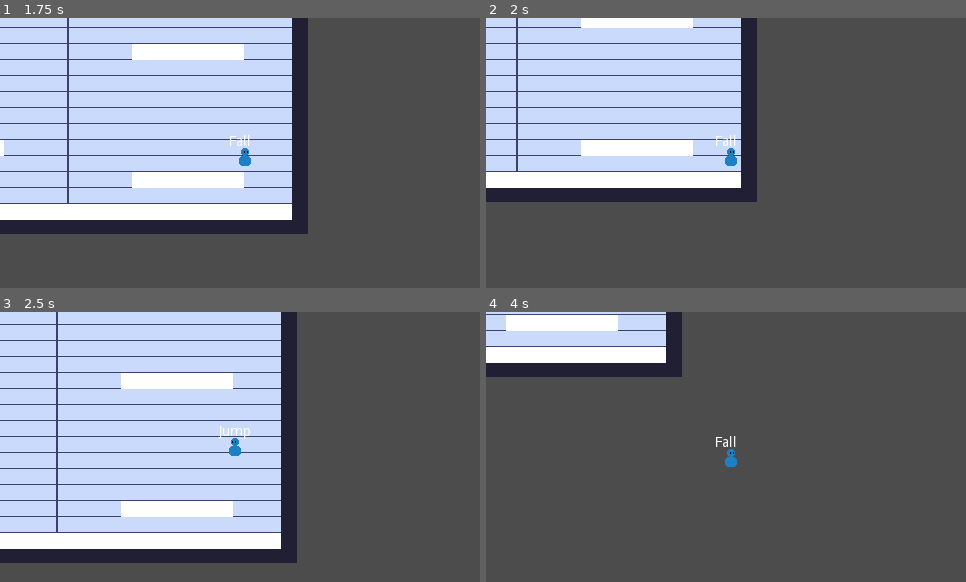
Above: before the commit, frames 1-4 (two rows, left to right).
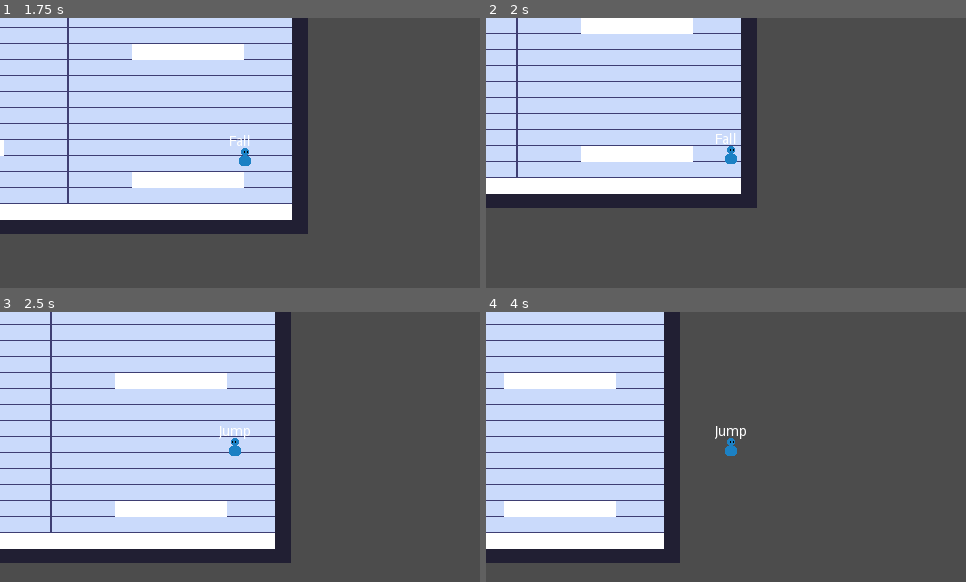
Above: after the commit, the same moments.

Repository: VuurMos/godot-3.5-platformer-character-controller
Game: Godot game, scene res://Game.tscn
Same seed, same stepped clock (60 frames per second), same inputs: the game is played once before the commit and once after it.
Inputs:
- Up to frame 1 (1.75 s): hold Space (jump) 0.53-1.28 s; hold Right (right) from 0.53 s (still down); tap Space (jump) at 1.35, 1.52 s
- Up to frame 2 (2 s): keep holding Right (right); tap Space (jump) at 1.82 s
- Up to frame 3 (2.5 s): release Right (right) at 2.03 s; hold Left (left) from 2.03 s (still down); hold Space (jump) from 2.03 s (still down)
- Up to frame 4 (4 s): release Left (left) at 2.78 s; release Space (jump) at 2.78 s; hold Right (right) from 2.78 s (still down); tap Space (jump) at 2.85, 3.02, 3.32 s; hold Space (jump) from 3.53 s (still down)

Frame 1 is identical in both runs. In frame 2, 8.5% of the frame differs, in the area x 0-57%, y 3-71%; in frame 3, 3.2%; in frame 4, 34%, in the area x 0-55%, y 0-93%.

Commit message:
Fixed jump transition error
Have to check for input based state changes after other state
transition checks

Diff:
--- a/platformer-controller/player/player-state-machine/player-states/player-fall-state.gd
+++ b/platformer-controller/player/player-state-machine/player-states/player-fall-state.gd
@@ -9,6 +9,8 @@
 
 	player.fall_timer.start()
 
+	print("fall state")
+
 
 func update(delta: float) -> void:
 	player.apply_fall_gravity()
--- a/platformer-controller/player/player-state-machine/player-states/player-idle-state.gd
+++ b/platformer-controller/player/player-state-machine/player-states/player-idle-state.gd
@@ -4,6 +4,7 @@
 
 func enter(msg := {}) -> void:
 	.enter(msg)
+	print("idle state")
 
 
 func update(delta: float) -> void:
--- a/platformer-controller/player/player-state-machine/player-states/player-jump-state.gd
+++ b/platformer-controller/player/player-state-machine/player-states/player-jump-state.gd
@@ -6,6 +6,7 @@
 	#Add initial jump force
 	player.velocity.y = 0
 	player.add_jump_velocity()
+	print("jump state")
 
 
 func update(delta: float) -> void:
@@ -15,7 +16,6 @@
 	else:
 		if player.velocity.y >= player.low_grav_apex_threshold:
 			player.apply_apex_gravity()
-			print("low grav!")
 		else:
 			player.apply_jump_gravity()
 
--- a/platformer-controller/player/player-state-machine/player-states/player-land-state.gd
+++ b/platformer-controller/player/player-state-machine/player-states/player-land-state.gd
@@ -7,10 +7,12 @@
 	if player.fall_timer.is_stopped():
 		Events.emit_signal("cam_noise_screen_shaked", 0.3)
 
+	print("land state")
+
 func update(delta: float) -> void:
-	check_ground_transitions()
-
 	if is_zero_approx(player.velocity.x):
 		state_machine.transition_to("Idle")
 	else:
 		state_machine.transition_to("Move")
+
+	check_ground_transitions()
--- a/platformer-controller/player/player-state-machine/player-states/player-move-state.gd
+++ b/platformer-controller/player/player-state-machine/player-states/player-move-state.gd
@@ -4,6 +4,7 @@
 
 func enter(msg := {}) -> void:
 	.enter(msg)
+	print("move state")
 
 
 func update(delta: float) -> void:
@@ -11,9 +12,9 @@
 	player.apply_fall_gravity()
 	player.apply_movement()
 
-	check_ground_transitions()
-
 	# If player x velocity == 0, transition to the idle state
 	if abs(player.velocity.x) < 0.01:
 		player.velocity.x = 0
 		state_machine.transition_to("Idle")
+
+	check_ground_transitions()
